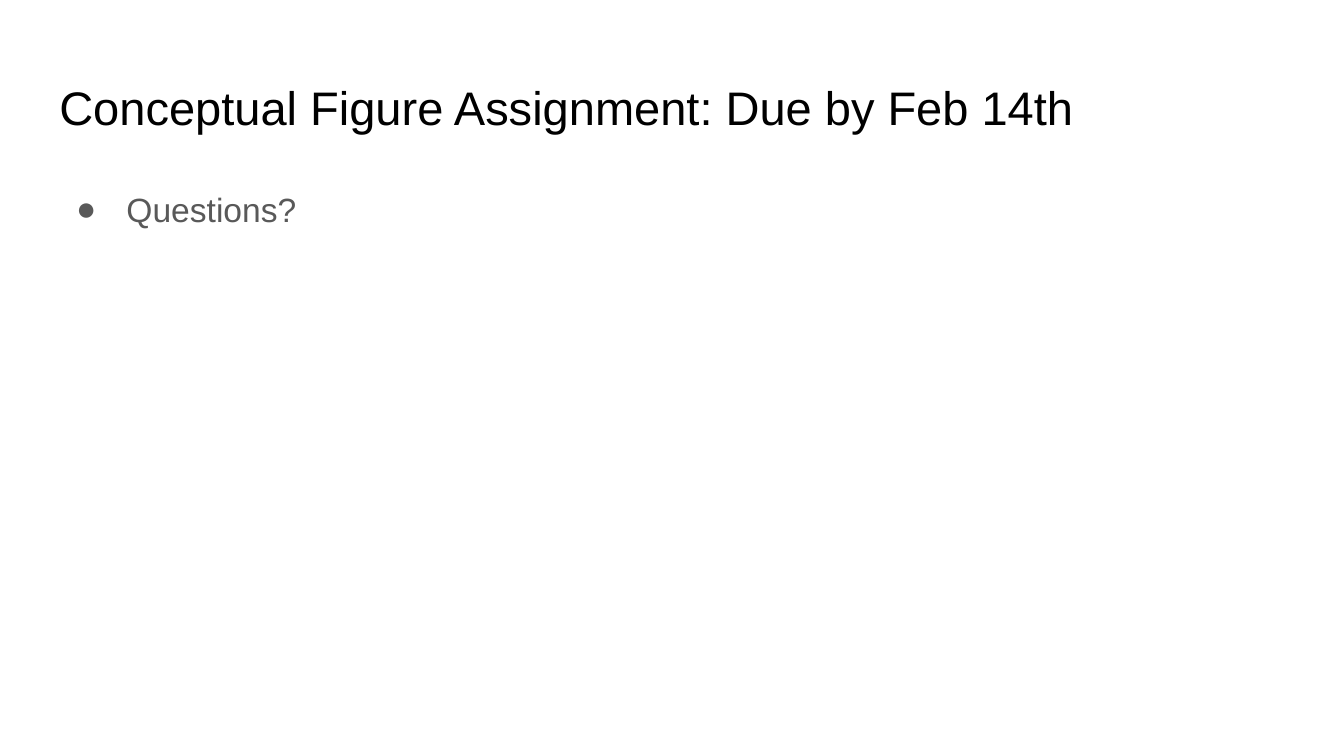
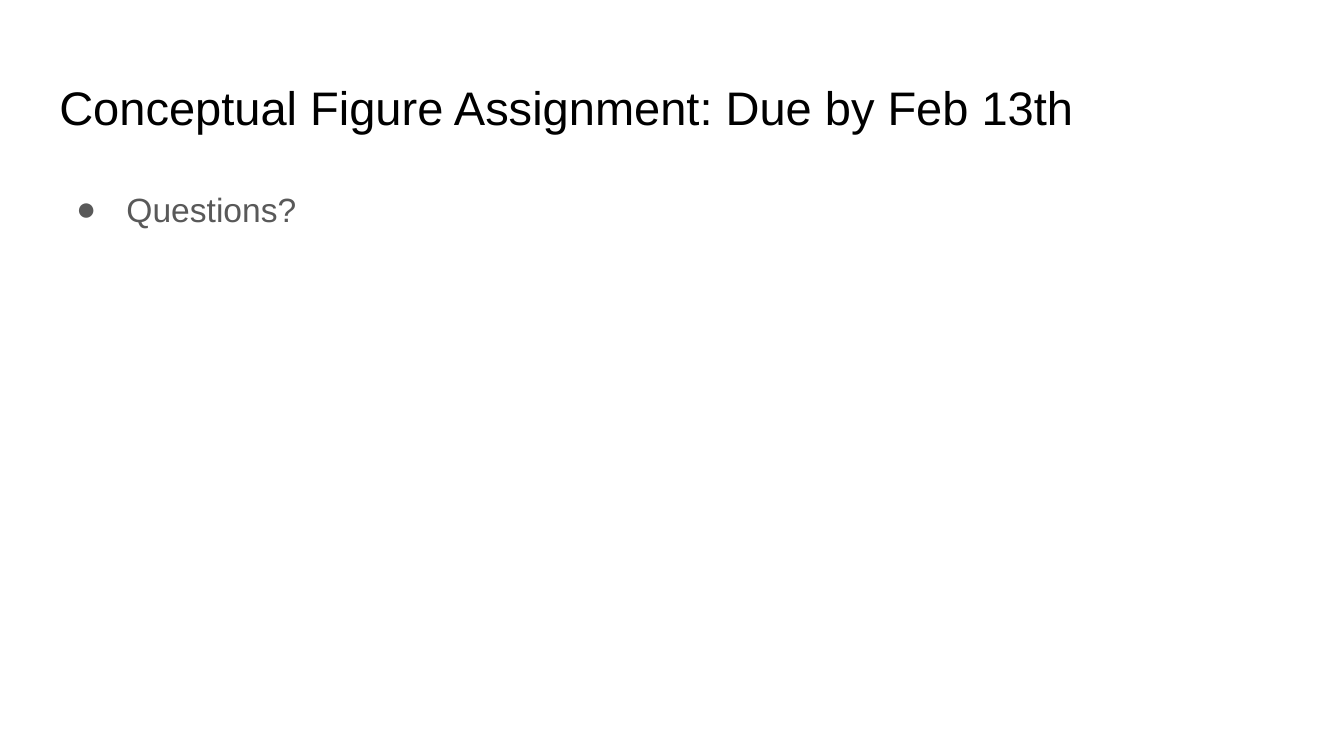
Before and after one commit to bmaitner/Community_ecology_course, a slide deck: slide 12 of lectures/Lecture_05_Diversity_Patterns_IV.pptx. Drawn at 1344x756 pixels with LibreOffice and Linux fonts; fonts in the diff are those of the drawing. Boxes give left, top, right and bottom in pixels: in the first picture for what was removed or moved away, otherwise in the second. Text is boxed around its words. In the diff, an @@ line names an element or a change of style, - is before the commit and + after.

Commit message:
updated some assignments and lecture 5

```diff
--- a/lectures/Lecture_05_Diversity_Patterns_IV.pptx
+++ b/lectures/Lecture_05_Diversity_Patterns_IV.pptx
@@ title at box(59, 91, 1073, 134): text changed @@
-Conceptual Figure Assignment: Due by Feb 14th
+Conceptual Figure Assignment: Due by Feb 13th
```
Also in this commit, not shown: 3 other slides changed, 4 other files.
